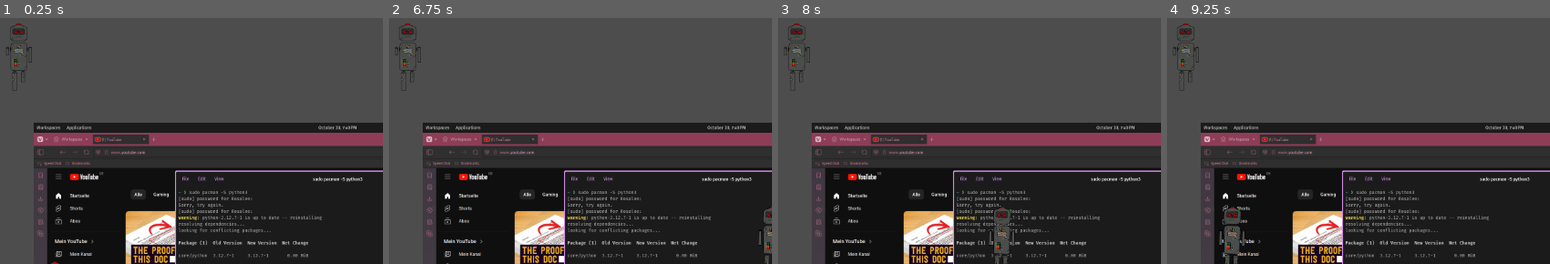
Above: before the commit, frames 1-4 (left to right).
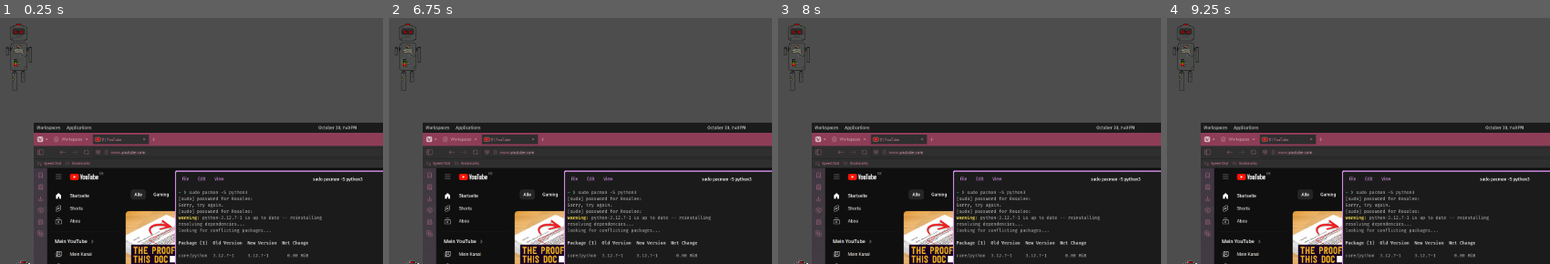
Above: after the commit, the same moments.

Repository: Schimmeltoast08/Project_SNEK
Game: Godot game, scene res://scenes/main_scene.tscn
Two runs of this game, one before a commit and one after it. Both use one fixed random seed, a clock stepped at 60 frames per second and the inputs below.
Inputs:
- Up to frame 1 (0.25 s): no input
- Up to frame 2 (6.75 s): tap Enter at 0.5, 2, 3.5 s; tap Space at 1.25, 2.75, 4.25 s
- Up to frame 3 (8 s): no input
- Up to frame 4 (9.25 s): no input

The runs differ from the first frame. In frame 1, less than 0.1% of the frame differs, in the area x 4-16%, y 98-100%; in frame 2, 0.4%; in frame 3, 0.7%; in frame 4, 0.8%, in the area x 4-21%, y 76-100%.
Error before the commit: Parse Error: Identifier "dir_x" not declared in the current scope. (res://scenes/basic_robot.gd:31)

Commit message:
final enemy follow player (with bug)

Diff:
--- a/project-snek/scenes/basic_robot.gd
+++ b/project-snek/scenes/basic_robot.gd
@@ -28,7 +28,7 @@
 		direction_player_y=-speed
 
 	if close==true:
-		var direction = Vector2(dir_x, dir_y)
+		var direction = Vector2(direction_player_x, direction_player_y)
 		velocity = velocity.normalized()
 		velocity = direction * 600
 		move_and_slide()
--- a/project-snek/scenes/main_scene.tscn
+++ b/project-snek/scenes/main_scene.tscn
@@ -1,15 +1,8 @@
-[gd_scene load_steps=6 format=3 uid="uid://bsp4xibu18oo0"]
+[gd_scene load_steps=4 format=3 uid="uid://bsp4xibu18oo0"]
 
 [ext_resource type="PackedScene" uid="uid://dddj0jy148j2l" path="res://scenes/player.tscn" id="1_bisvo"]
 [ext_resource type="Texture2D" uid="uid://bgsywionw74oi" path="res://Entety sprites/screenshot-2024-10-30-18-40-38.png" id="2_vyttv"]
-[ext_resource type="Script" path="res://scenes/path_follow_2d.gd" id="3_5ug16"]
 [ext_resource type="PackedScene" uid="uid://c8lweun22mlwv" path="res://scenes/basic_robot.tscn" id="3_hlimb"]
-
-[sub_resource type="Curve2D" id="Curve2D_p2kxf"]
-_data = {
-"points": PackedVector2Array(0, 0, 0, 0, 61, 706, 0, 0, 0, 0, 1898, 704, 0, 0, 0, 0, 1901, 533, 0, 0, 0, 0, 66, 533, 0, 0, 0, 0, 64, 641, 0, 0, 0, 0, 61, 706)
-}
-point_count = 6
 
 [node name="main" type="Node2D"]
 
@@ -19,20 +12,8 @@
 
 [node name="CharacterBody2D" parent="." instance=ExtResource("1_bisvo")]
 
-[node name="Path2D" type="Path2D" parent="."]
-position = Vector2(-77, 51)
-curve = SubResource("Curve2D_p2kxf")
+[node name="enemy_root-node" parent="." instance=ExtResource("3_hlimb")]
+position = Vector2(-5.42544, 552.153)
+rotation = 0.0174401
 
-[node name="PathFollow2D" type="PathFollow2D" parent="Path2D"]
-position = Vector2(61, 706)
-rotation = -1.5708
-rotates = false
-script = ExtResource("3_5ug16")
-
-[node name="enemy_root-node" parent="Path2D/PathFollow2D" instance=ExtResource("3_hlimb")]
-position = Vector2(204.847, 10.5753)
-rotation = 1.58824
-
-[connection signal="enemy_attack" from="Path2D/PathFollow2D/enemy_root-node" to="CharacterBody2D" method="_on_enemy_rootnode_enemy_attack"]
-[connection signal="player_near_robot" from="Path2D/PathFollow2D/enemy_root-node" to="Path2D/PathFollow2D" method="_on_enemy_rootnode_player_near_robot"]
-[connection signal="player_near_robot_exited" from="Path2D/PathFollow2D/enemy_root-node" to="Path2D/PathFollow2D" method="_on_enemy_rootnode_player_near_robot_exited"]
+[connection signal="enemy_attack" from="enemy_root-node" to="CharacterBody2D" method="_on_enemy_rootnode_enemy_attack"]
